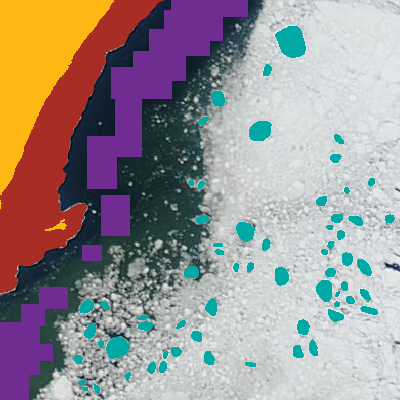
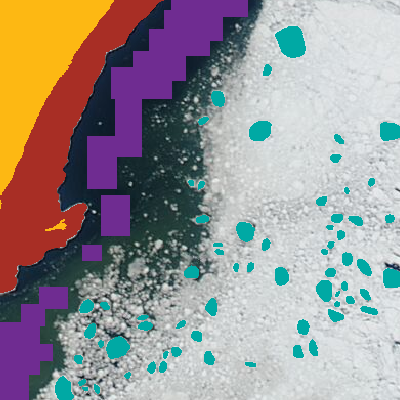
Before/after of a (400, 400) layered artwork. What changed in the layer stack:
painted on "ice floes" (3rd of 3) over 55, 122, 400, 400
